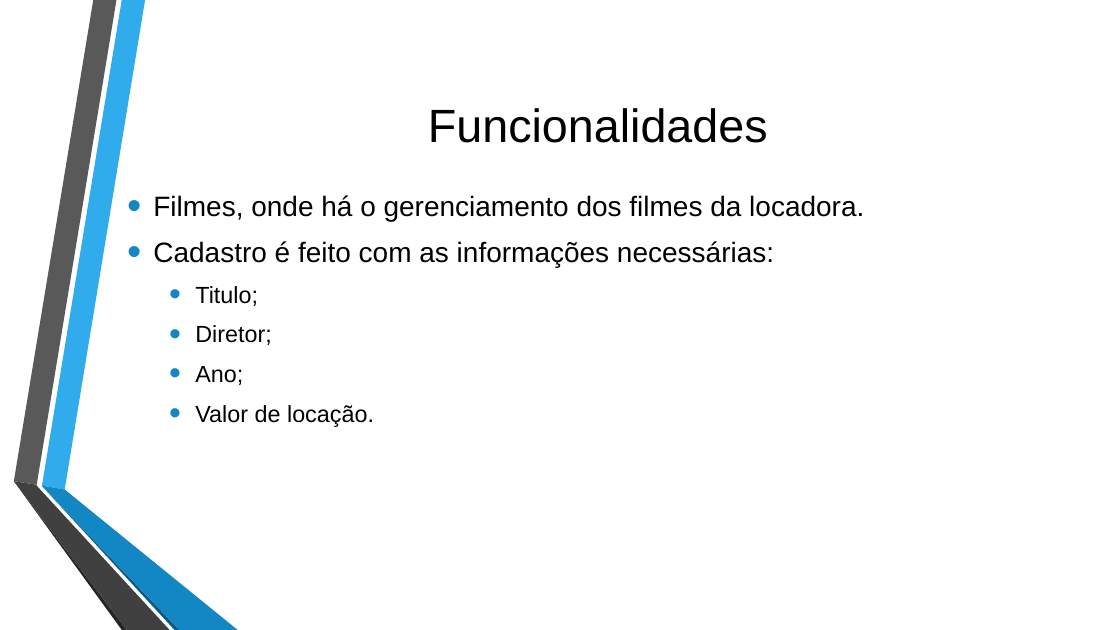
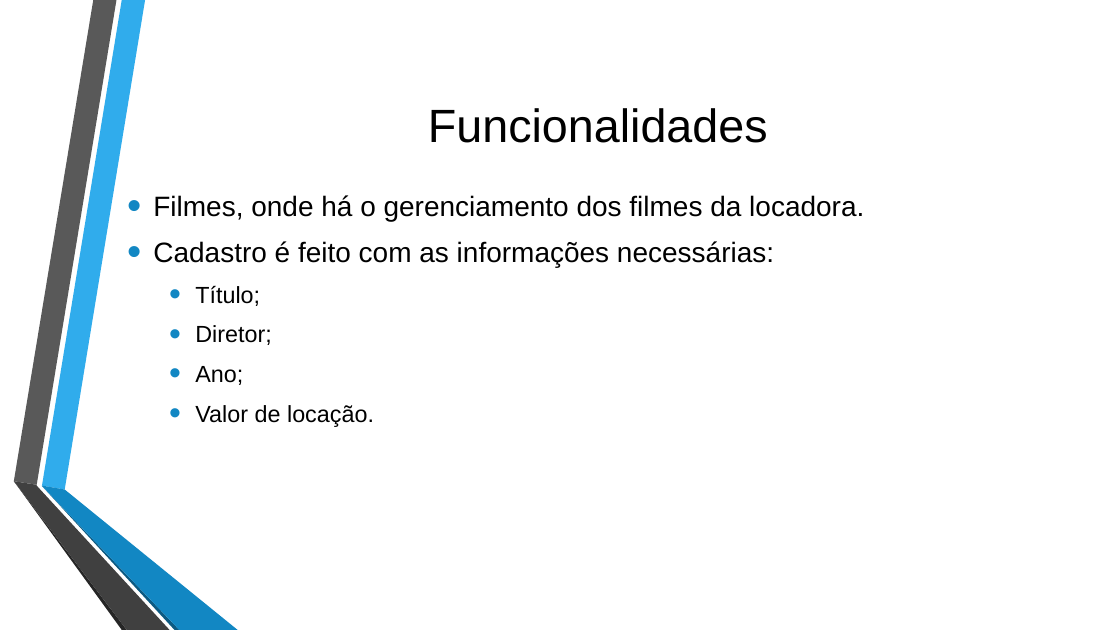
Before and after one commit to Rodrigojxj/ProjetoFinal_POO_2018.2_LocadoraDeVideo, a slide deck: slide 5 of LoopInfinito - Apresentação final.pptx. Drawn at 1120x630 pixels with LibreOffice and Linux fonts; fonts in the diff are those of the drawing; background and template pictures are left out. Boxes give left, top, right and bottom in pixels: in the first picture for what was removed or moved away, otherwise in the second. Text is boxed around its words. In the diff, an @@ line names an element or a change of style, - is before the commit and + after.

Commit message:
Apresentação

```diff
--- a/LoopInfinito - Apresentação final.pptx
+++ b/LoopInfinito - Apresentação final.pptx
@@ text at (195,285,260,306): text changed @@
-    • Titulo;
+    • Título;
```
Also in this commit, not shown: 5 other slides changed.
